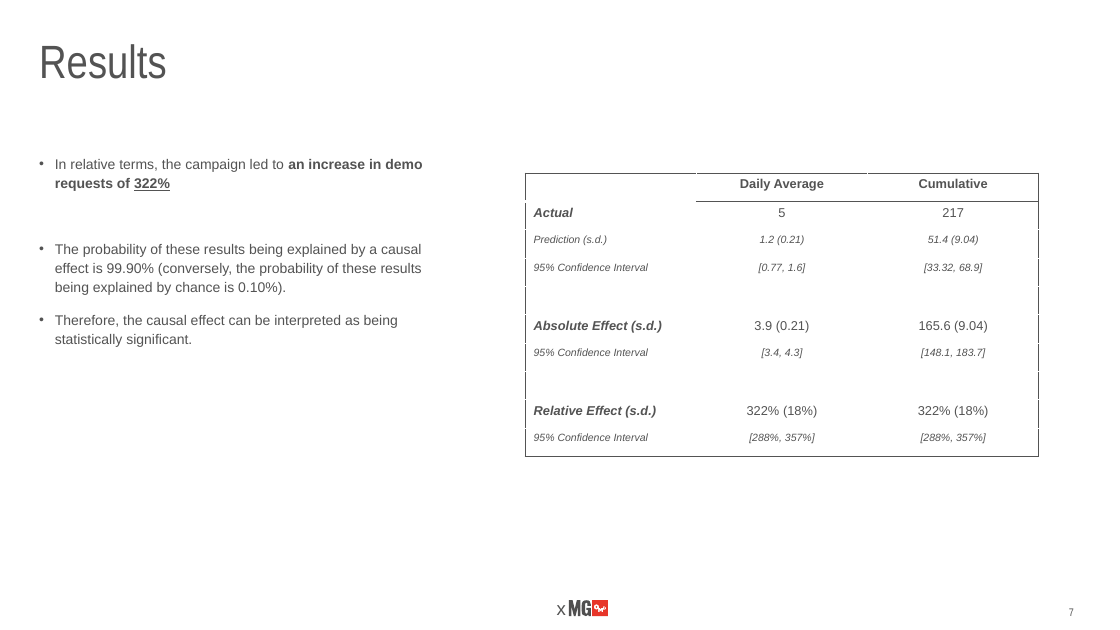
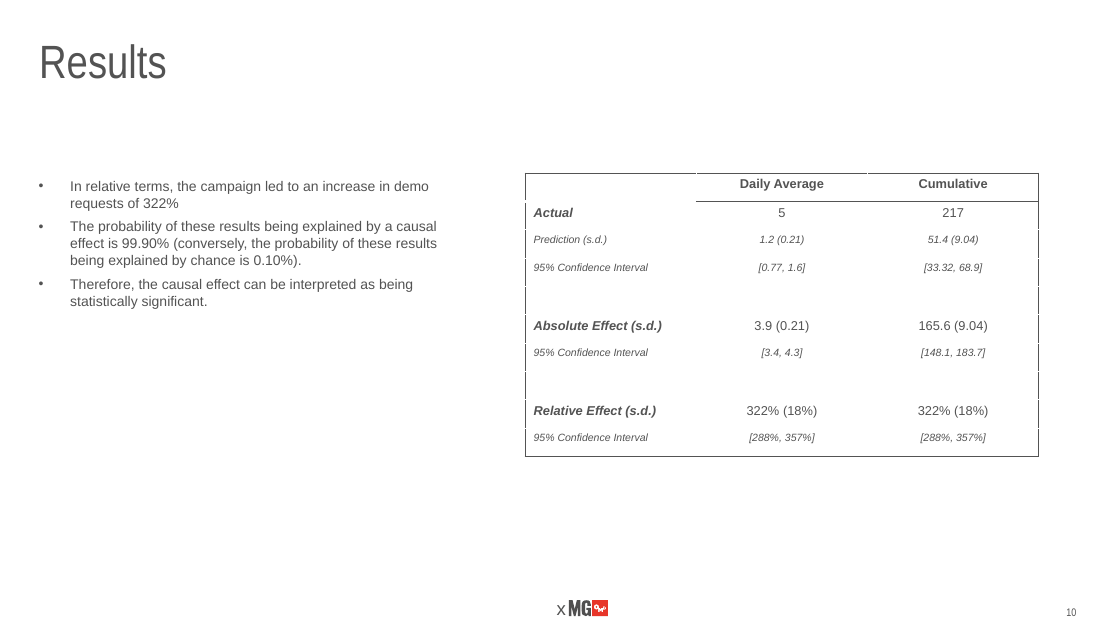
Before and after one commit to alphabetac/Causal-Impact-Analysis, a slide deck: slide 10 of 06.Results/Trustpilot Q4 2022 Campaign Causal Impact Analysis.pptx (slide 7 before the commit). Drawn at 1120x630 pixels with LibreOffice and Linux fonts; fonts in the diff are those of the drawing; background and template pictures are left out. Boxes give left, top, right and bottom in pixels: in the first picture for what was removed or moved away, otherwise in the second. Text is boxed around its words. In the diff, an @@ line names an element or a change of style, - is before the commit and + after.

```diff
--- a/06.Results/Trustpilot Q4 2022 Campaign Causal Impact Analysis.pptx
+++ b/06.Results/Trustpilot Q4 2022 Campaign Causal Impact Analysis.pptx
@@ text "In relative terms, the campaign ..." moved from (x1=55, y1=159, x2=422, y2=347) to (x1=70, y1=181, x2=437, y2=309) @@
@@ text "In relative terms, the campaign ..." at (x1=70, y1=181, x2=437, y2=309): bold off in "an increase in demo requests of 322%"; underline off in "322%"; indent changed; line spacing 1.13 to 1; less space between paragraphs @@
@@ page number at (x1=1066, y1=608, x2=1076, y2=616): text changed @@
-7
+10
```
Also in this commit, not shown: 2 other slides changed, 5 slides added, 1 slide removed.
